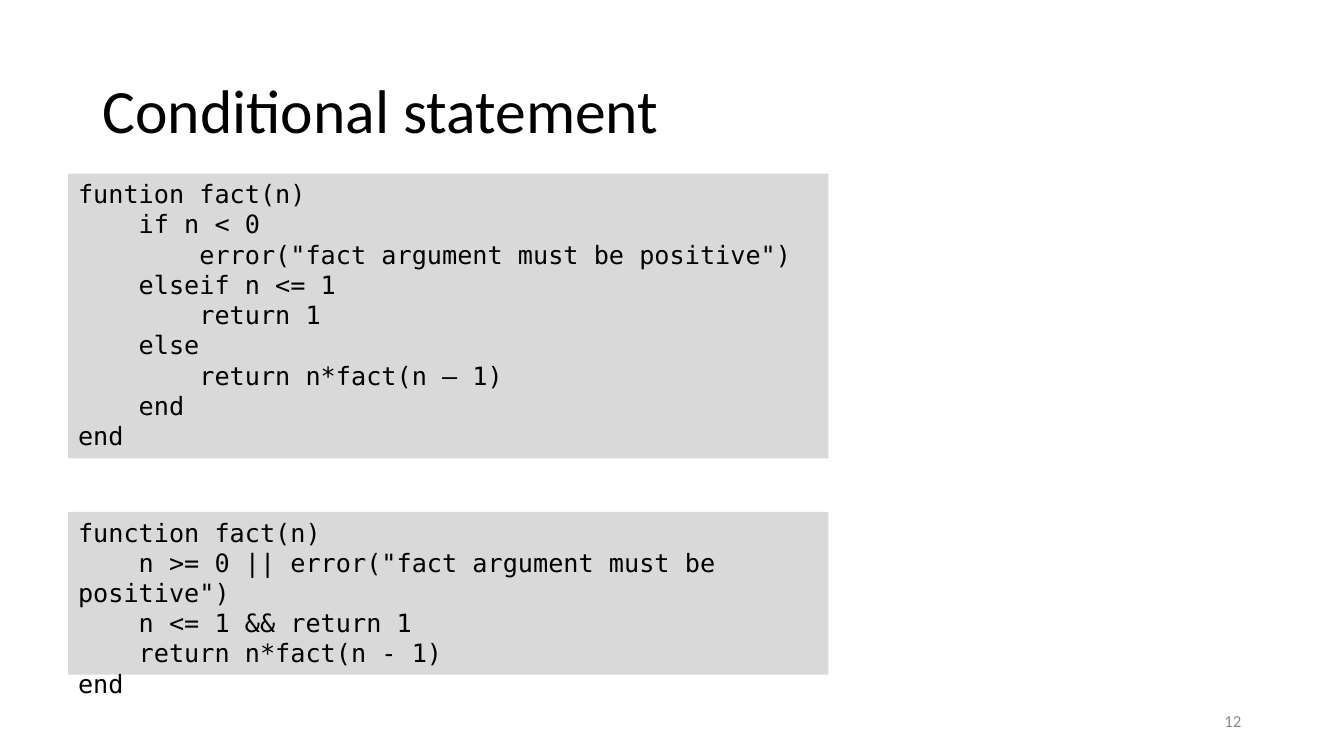
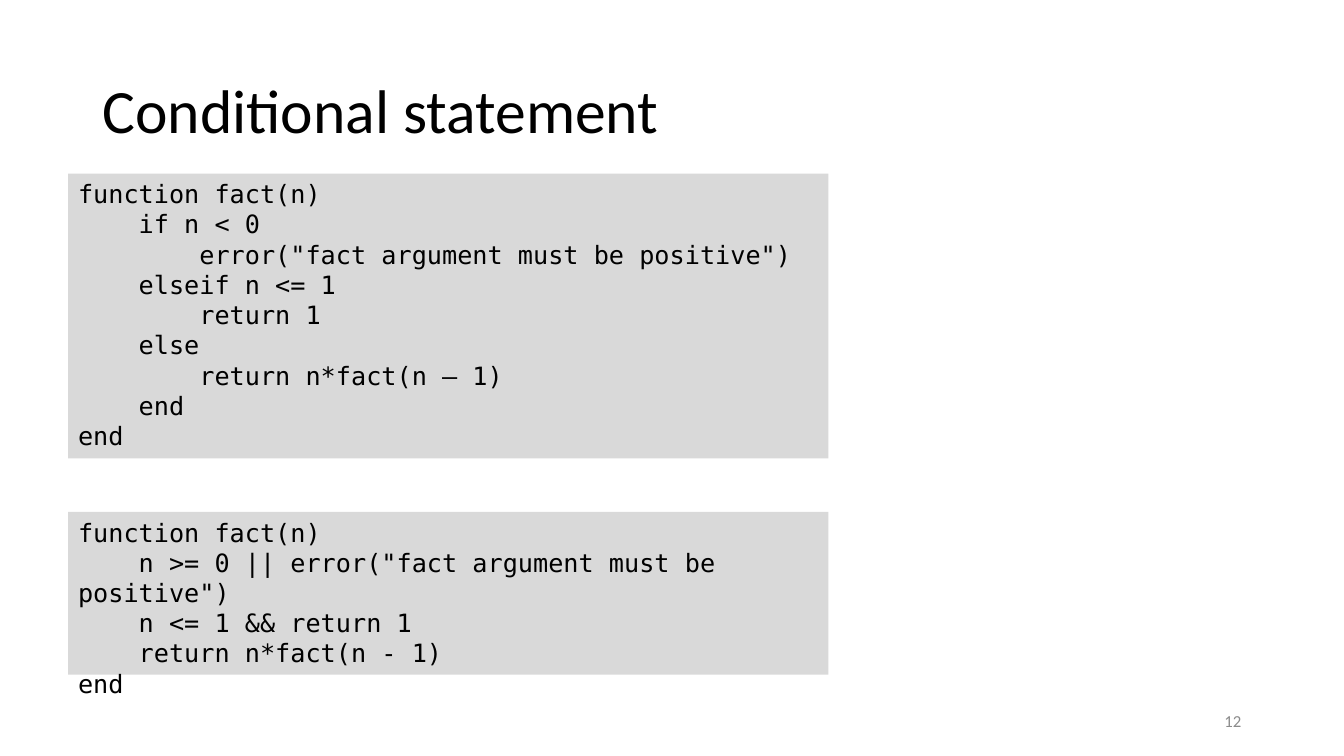
Before and after one commit to gjbex/Julia_good_bad_ugly, a slide deck: slide 12 of Julia,_good_back_ugly.pptx. Drawn at 1344x756 pixels with LibreOffice and Linux fonts; fonts in the diff are those of the drawing. Boxes give left, top, right and bottom in pixels: in the first picture for what was removed or moved away, otherwise in the second. Text is boxed around its words. In the diff, an @@ line names an element or a change of style, - is before the commit and + after.

```diff
--- a/Julia,_good_back_ugly.pptx
+++ b/Julia,_good_back_ugly.pptx
@@ text in rectangle at box(78, 184, 321, 207): text changed @@
-funtion fact(n)
+function fact(n)
```
Also in this commit, not shown: 3 other slides changed, 9 slides added.
